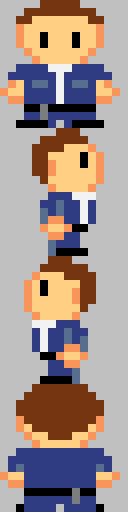
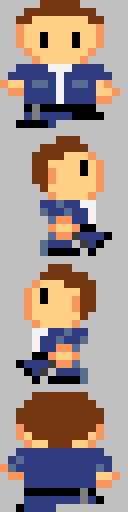
Layer changes from the first 128×512 image to the second:
showed "walk2" over left=0, top=80, right=112, bottom=512
painted on "walk1" over left=32, top=104, right=88, bottom=504
